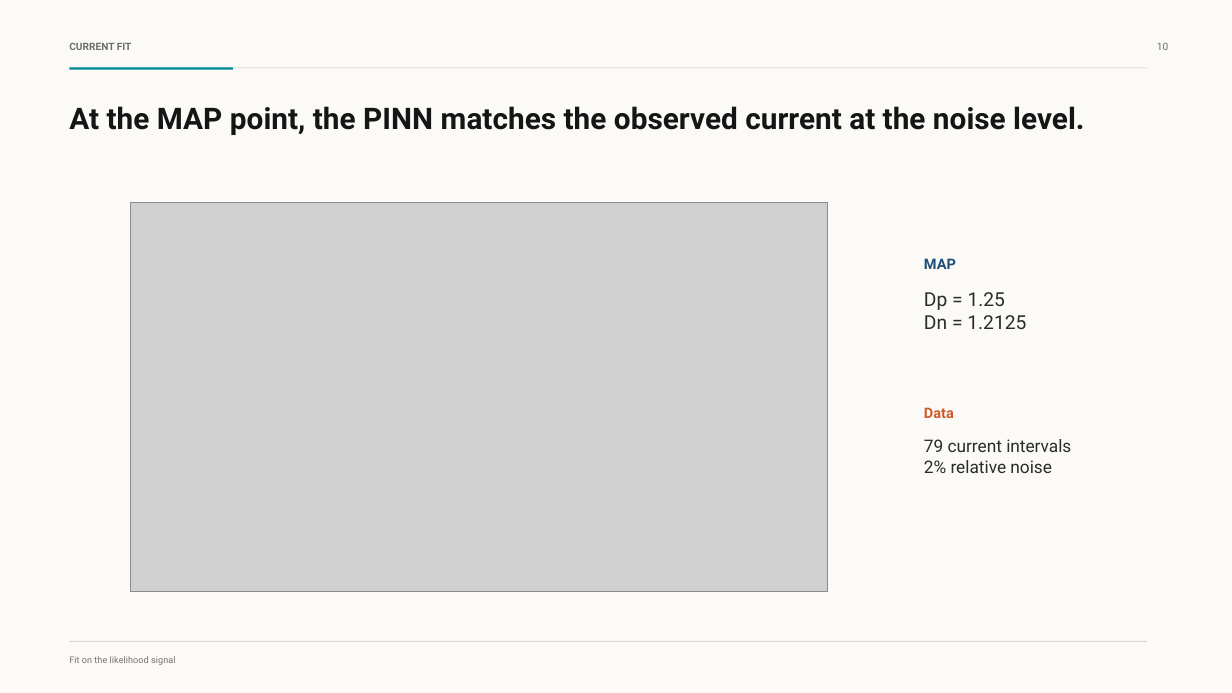
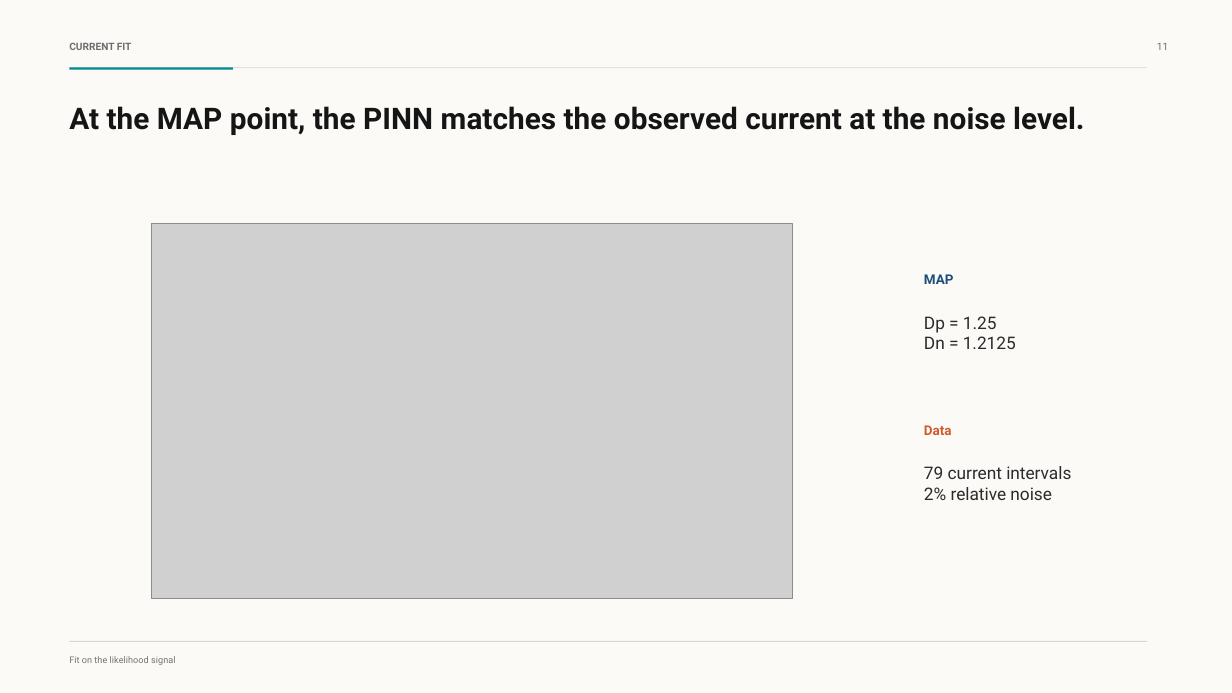
Before and after one commit to jack28257/PINN_JAX, a slide deck: slide 11 of presentation/pnp_pinn_current_inference_presentation.pptx (slide 10 before the commit). Drawn at 1232x693 pixels with LibreOffice and Linux fonts; fonts in the diff are those of the drawing; grey boxes stand for pictures. Boxes give left, top, right and bottom in pixels: in the first picture for what was removed or moved away, otherwise in the second. Text is boxed around its words. In the diff, an @@ line names an element or a change of style, - is before the commit and + after.

```diff
--- a/presentation/pnp_pinn_current_inference_presentation.pptx
+++ b/presentation/pnp_pinn_current_inference_presentation.pptx
@@ text at (x1=1157, y1=43, x2=1168, y2=50): text changed @@
-10
+11
@@ picture resized from (x1=130, y1=202, x2=828, y2=592) to (x1=152, y1=224, x2=793, y2=599) @@
@@ text "MAP" moved from (x1=924, y1=258, x2=956, y2=269) to (x1=924, y1=274, x2=953, y2=284) @@
@@ text "MAP" at (x1=924, y1=274, x2=953, y2=284): size 11.2 to 10.5 pt @@
@@ text "Dp = 1.25" moved from (x1=924, y1=292, x2=1026, y2=329) to (x1=924, y1=316, x2=1016, y2=349) @@
@@ text "Dp = 1.25" at (x1=924, y1=316, x2=1016, y2=349): size 15 to 13.5 pt @@
@@ text "Data" at (x1=924, y1=425, x2=952, y2=435): size 11.2 to 10.5 pt @@
@@ text "Data" moved from (x1=924, y1=407, x2=954, y2=418) to (x1=924, y1=425, x2=952, y2=435) @@
@@ text "79 current intervals" moved from (x1=924, y1=439, x2=1071, y2=473) to (x1=924, y1=466, x2=1071, y2=500) @@
```
Also in this commit, not shown: 11 other slides changed, 2 slides added, 2 other files.
